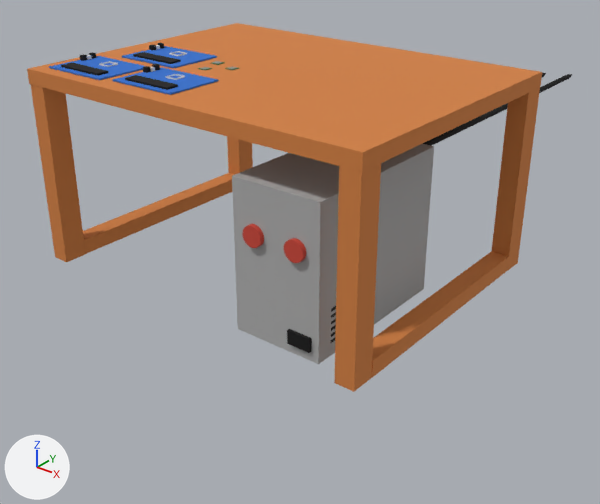
The glTF model public/models/welding1.glb, before and after one commit.
Both versions are drawn from a 50 mm camera at (3.41, -4.09, 2.63) aimed at (-0.21, 0.44, -0.18). Arrows for +X, +Y and +Z are at lower left; the lights stay in place. Where no turn or scale is listed for an object, it has been applied to the vertices.

Objects in the first picture: 'Cylindre.001', 'Cylindre.002', 'board_main', 'board_main.001', 'board_main.002', 'table_foot1', 'table_foot2', 'table_foot3', 'table_foot4', 'table_foot5', 'table_foot6', 'table_main', 'tower_btn1', 'tower_btn2', 'tower_hide', 'tower_main', 'tower_onoff'.
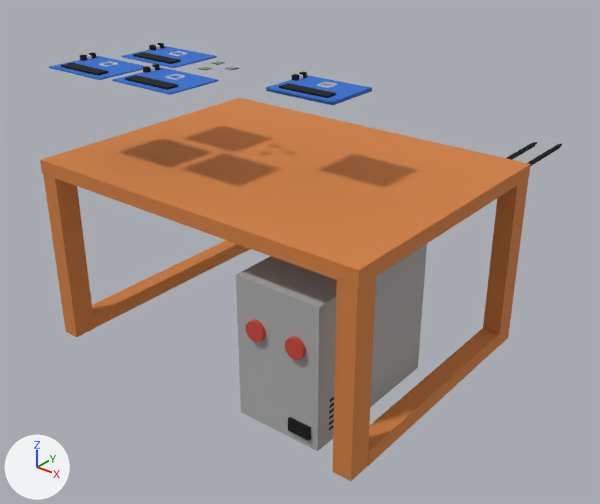
Commit message: Center welding1 model

What differs and where, as boxes [x1, y1, x2, y2] in the pictures (600 x 504 px):
'table_main', moved: before [27, 23, 542, 172]; after [40, 98, 531, 288]
'tower_main', moved: before [232, 144, 434, 364]; after [236, 244, 427, 451]
'table_foot1', moved: before [334, 164, 381, 392]; after [333, 277, 376, 481]
'table_foot6', moved: before [372, 251, 509, 377]; after [368, 328, 499, 466]
'table_foot2', moved: before [30, 84, 85, 262]; after [43, 174, 95, 337]
'table_foot4', moved: before [492, 88, 540, 271]; after [483, 179, 528, 347]
'table_foot5', moved: before [83, 173, 234, 254]; after [92, 240, 243, 327]
'Cylindre.002', moved: before [423, 74, 572, 146]; after [528, 144, 562, 166]
'tower_btn2', moved: before [284, 238, 306, 263]; after [285, 336, 306, 360]
'tower_btn1', moved: before [243, 224, 264, 248]; after [246, 320, 266, 342]
'tower_onoff', moved: before [287, 329, 312, 353]; after [288, 417, 311, 441]
'tower_hide', moved: before [331, 306, 336, 343]; after [329, 397, 334, 431]
'Cylindre.001', moved: before [542, 73, 546, 77]; after [506, 142, 537, 160]

The change in detail:
Object 'tower_main' (ob_tower_main) moves from (0.699, -0.344, 0.49) to (0.699, -0.344, -0.131).
Object 'tower_btn1' (ob_tower_btn1) moves from (0.551, -0.915, 0.667) to (0.551, -0.915, 0.047).
Object 'tower_btn2' (ob_tower_btn2) moves from (0.853, -0.915, 0.667) to (0.853, -0.915, 0.047).
Object 'tower_onoff' (ob_tower_onoff) moves from (0.878, -0.91, 0.103) to (0.878, -0.91, -0.518).
Object 'tower_hide' (ob_tower_hide) moves from (1.004, -0.649, 0.201) to (1.004, -0.649, -0.42).
Object 'table_foot1' (ob_table_foot1) moves from (1.248, -0.915, 0.619) to (1.248, -0.915, -0.002).
Object 'table_foot2' (ob_table_foot2) moves from (-1.248, -0.911, 0.619) to (-1.248, -0.911, -0.002).
Object 'table_foot4' (ob_table_foot4) moves from (1.252, 0.913, 0.619) to (1.252, 0.913, -0.002).
Object 'table_foot5' (ob_table_foot5) moves from (-1.248, 0.001, 0.044) to (-1.248, 0.001, -0.577).
Object 'table_foot6' (ob_table_foot6) moves from (1.252, 0.001, 0.044) to (1.252, 0.001, -0.577).
Object 'table_main' (ob_table_main) moves from (0.0, 0.0, 1.295) to (0.0, 0.0, 0.674).
Object 'Cylindre.002' (ob_cylindre_002) moves from (0.807, 0.174, 0.886) to (0.807, 0.174, 0.265).
Object 'Cylindre.001' (ob_cylindre_001) moves from (0.615, 0.174, 0.886) to (0.615, 0.174, 0.265).
